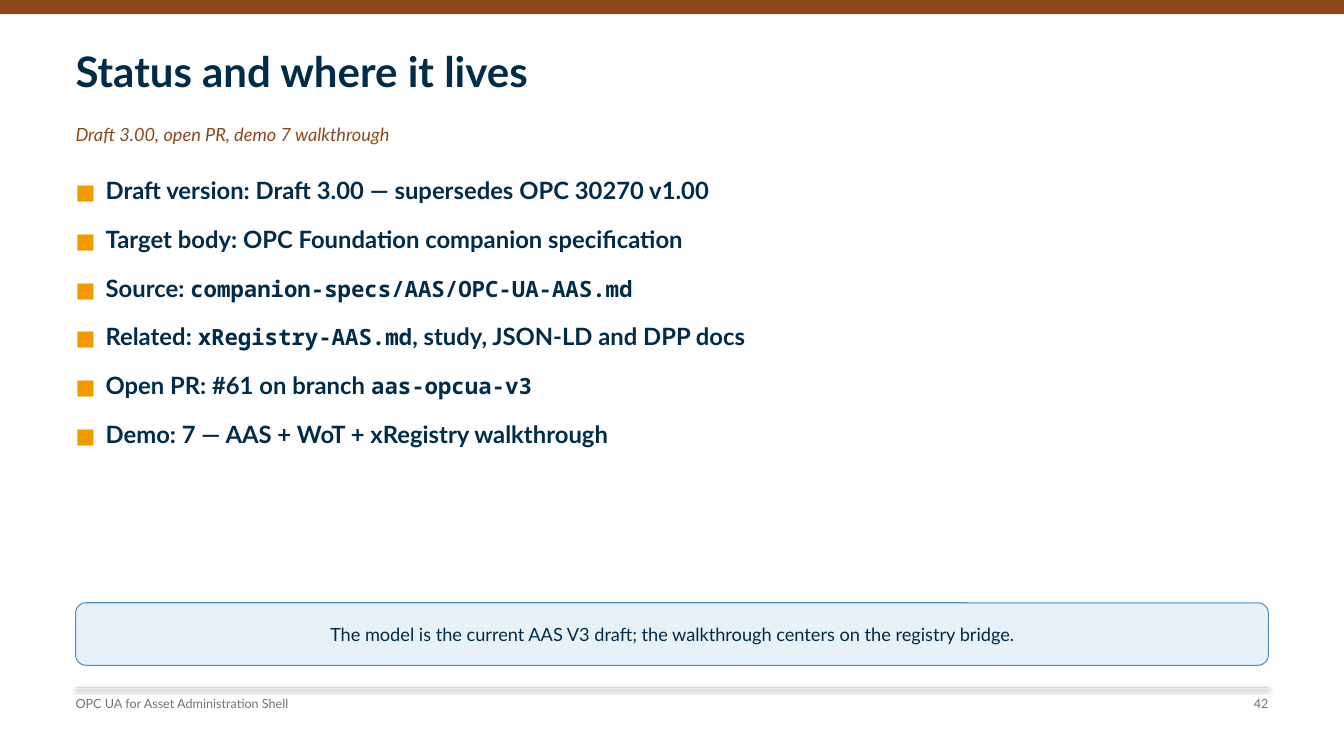
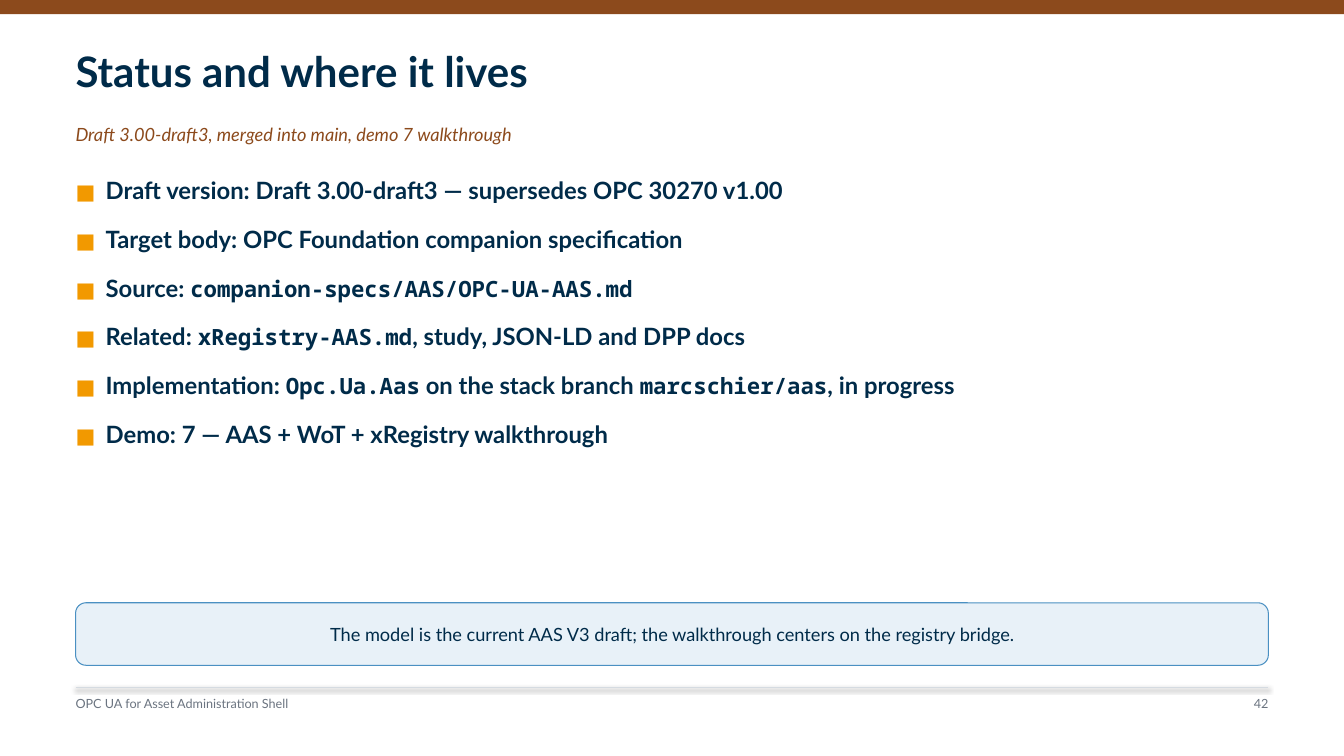
Before and after one commit to marcschier/opcua-drafts, a slide deck: slide 42 of decks/OPC-UA-Drafts-Overview.pptx. Drawn at 1344x756 pixels with LibreOffice and Linux fonts; fonts in the diff are those of the drawing. Boxes give left, top, right and bottom in pixels: in the first picture for what was removed or moved away, otherwise in the second. Text is boxed around its words. In the diff, an @@ line names an element or a change of style, - is before the commit and + after.

```diff
--- a/decks/OPC-UA-Drafts-Overview.pptx
+++ b/decks/OPC-UA-Drafts-Overview.pptx
@@ text at (76, 127, 511, 145): text changed @@
-Draft 3.00, open PR, demo 7 walkthrough
+Draft 3.00-draft3, merged into main, demo 7 walkthrough
@@ text at (106, 181, 783, 203): text changed @@
-■ Draft version: Draft 3.00 — supersedes OPC 30270 v1.00
+■ Draft version: Draft 3.00-draft3 — supersedes OPC 30270 v1.00
@@ text at (106, 376, 954, 400): text changed @@
-■ Open PR: #61 on branch aas-opcua-v3
+■ Implementation: Opc.Ua.Aas on the stack branch marcschier/aas, in progress
```
Also in this commit, not shown: 6 other slides changed, 9 other files.
